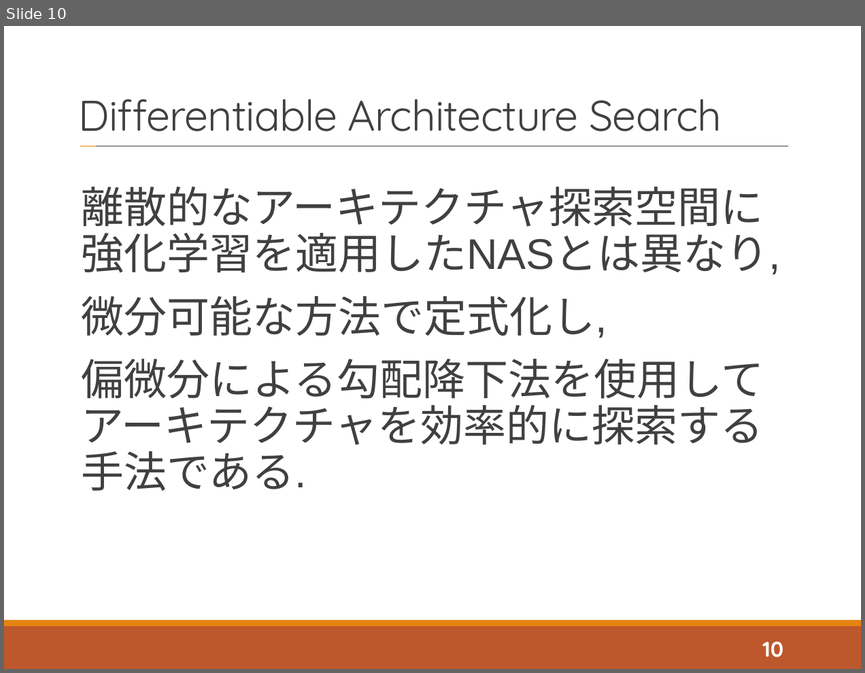
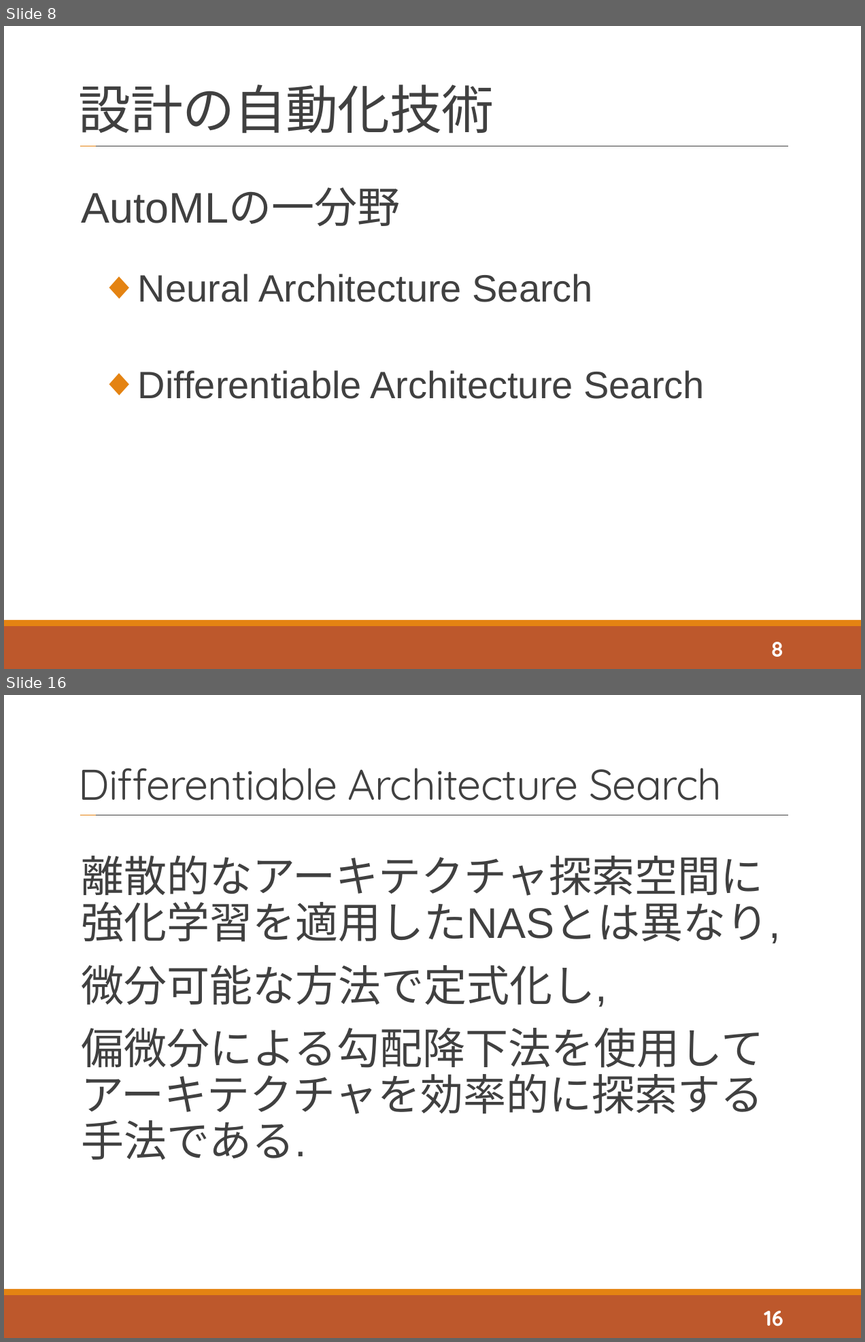
Before and after one commit to tatsuya-sugiyama/WeeklyReport, a slide deck: report/2020後期/2020_2nd_sugiyama.pptx. Shown one above the other, each under a label of ours: slide 10 before the commit, slides 8 and 16 after it; the slides between them are not shown. The pictures are 865x673 and 865x1342 pixels, drawn with LibreOffice and Linux fonts; fonts in the diff are those of the drawing. Boxes give left, top, right and bottom in pixels: in the first picture for what was removed or moved away, otherwise in the second. Text is boxed around its words. In the diff, an @@ line names an element or a change of style, - is before the commit and + after.

```diff
--- a/report/2020後期/2020_2nd_sugiyama.pptx
+++ b/report/2020後期/2020_2nd_sugiyama.pptx
@@ slide 8 added at (4, 26, 861, 669), background #FFFFFF; not listed: 4 template elements that a slide beside it also shows @@
@@ title added at (79, 84, 494, 133), 44 pt, text #404040 @@
+設計の自動化技術
@@ text added at (81, 189, 704, 399), 32 pt, text #404040 @@
+AutoMLの一分野
+  ◆ Neural Architecture Search
+  ◆ Differentiable Architecture Search
@@ page number added at (771, 641, 784, 656), 18 pt, text #FFFFFF, bold @@
+8
@@ what was slide 10 is now slide 16 @@
@@ page number at (764, 1310, 783, 1326): text changed @@
-10
+16
```
Also in this commit, not shown: 11 slides changed, 7 other slides added, 2 other files.
